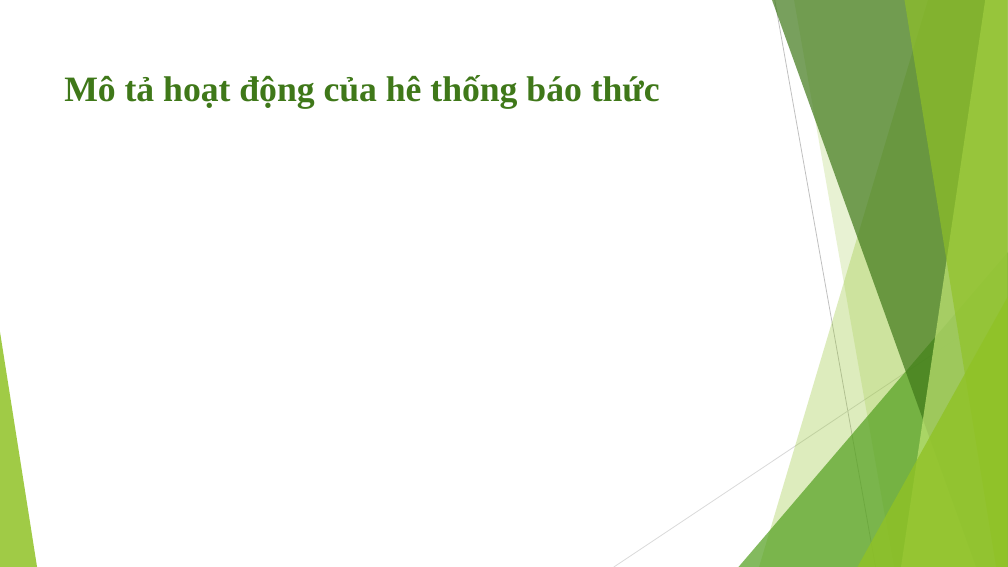
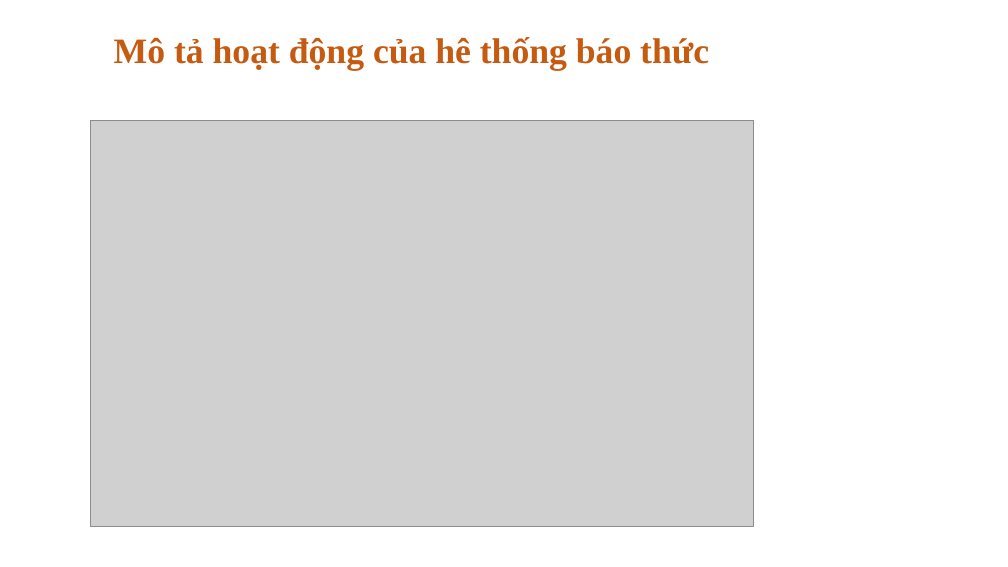
Before and after one commit to hungsoccerprince/XuanHung, a slide deck: slide 15 of DATN/DATN.pptx. Drawn at 1008x567 pixels with LibreOffice and Linux fonts; fonts in the diff are those of the drawing; grey boxes stand for pictures. Boxes give left, top, right and bottom in pixels: in the first picture for what was removed or moved away, otherwise in the second. Text is boxed around its words. In the diff, an @@ line names an element or a change of style, - is before the commit and + after.

Commit message:
add picture

```diff
--- a/DATN/DATN.pptx
+++ b/DATN/DATN.pptx
@@ title "Mô tả hoạt động của ..." at box(114, 37, 709, 71): text colour #3F7819 to #C55A11; alignment left to centre; line spacing 1 to 0.9 @@
@@ picture added at box(91, 121, 754, 527) @@
@@ group removed at box(0, 0, 1008, 567): 5 freeform shapes, 3 triangles, 2 lines @@
```
Also in this commit, not shown: 14 other slides changed, 1 slide added.
